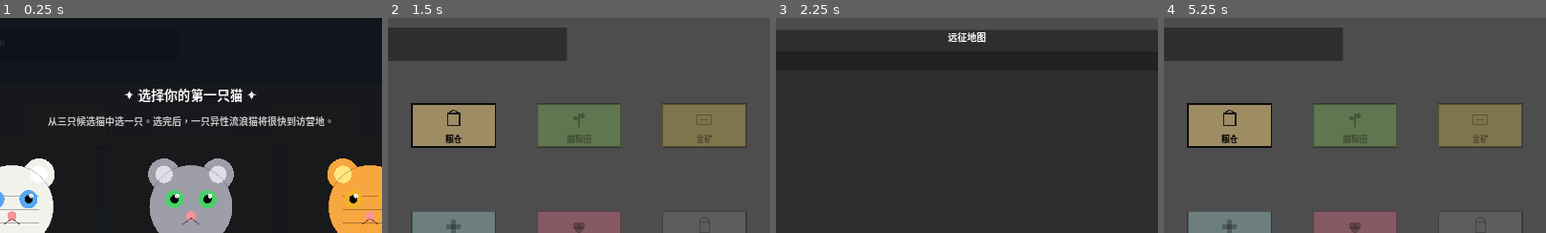
Above: before the commit, frames 1-4 (left to right).
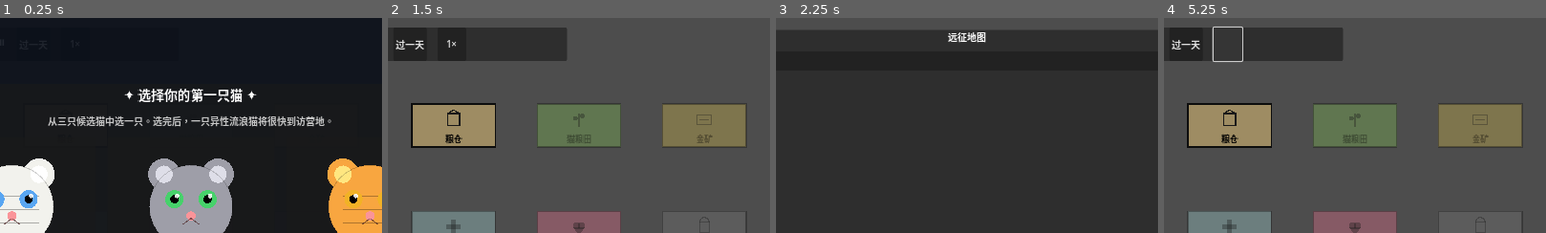
Above: after the commit, the same moments.

Repository: chriszcc1021/superMaomao
Game: Godot game, scene res://scenes/camp/CampScene.tscn
Two runs of this game, one before a commit and one after it. Both use one fixed random seed, a clock stepped at 60 frames per second and the inputs below.
Inputs (mouse positions are % of the whole screen's width and height, from its top left):
- Up to frame 1 (0.25 s): no input
- Up to frame 2 (1.5 s): click (29, 6) at 0.5 s, where only the run after the commit has a clickable "过一天"; click "选择此猫" at 1.25 s
- Up to frame 3 (2.25 s): click "杩滃緛" at 2 s
- Up to frame 4 (5.25 s): click "开始/继续" at 2.75 s; click "开始/继续" at 3.5 s; click "返回营地" at 4.25 s; click (33, 6) at 5 s, where only the run after the commit has a clickable "1×"
The pictures show only the part of the screen within x 25-75%, y 0-50%; the shares and areas given below are measured in that part.

The runs differ from the first frame. In frame 2, 0.2% of the frame differs, in the area x 2-18%, y 10-15%; in frame 3, nothing differs; in frame 4, 0.3%, in the area x 2-21%, y 4-21%.

Commit message:
feat: P0 营地日循环 — Next Day 按钮 + 时间速率 + 日结算事件日志
- CampScene: 开启 NextDayButton（之前 visible=false）
- CampScene: 动态创建速度切换按钮（1×/2×/5×/10×）
- CampScene: _run_day_advance() — 快照→结算→对比，生成带emoji的事件日志
- CampScene: _on_next_day_pressed() 展示完整日志到 sidebar
- CampScene: _on_day_boundary_crossed() 改为静默刷新（不抢占 sidebar）
- TimeManager: 加 time_speed + cycle_speed()，_process 乘以速率
- TimeManager: 修顺序 bug — _trigger_day_production 先于 day_boundary_crossed.emit()
  （修复 UI 刷新时拿到旧数据的问题）

Diff:
--- a/autoload/TimeManager.gd
+++ b/autoload/TimeManager.gd
@@ -22,6 +22,18 @@
 var expedition_days_elapsed: float = 0.0
 var in_expedition: bool = false
 
+# 时间速率：1× / 2× / 5× / 10×
+var time_speed: float = 1.0
+const SPEED_OPTIONS: Array[float] = [1.0, 2.0, 5.0, 10.0]
+
+## 循环切换速率，返回新速率
+func cycle_speed() -> float:
+	var idx := SPEED_OPTIONS.find(time_speed)
+	if idx < 0:
+		idx = 0
+	time_speed = SPEED_OPTIONS[(idx + 1) % SPEED_OPTIONS.size()]
+	return time_speed
+
 var _day_manager: RefCounted = null
 
 func _ready() -> void:
@@ -40,14 +52,15 @@
 			return
 
 	var prev_time := time_of_day
-	time_of_day += effective_delta / DAY_DURATION_SEC
+	time_of_day += effective_delta * time_speed / DAY_DURATION_SEC
 	_check_day_night_boundary(prev_time, time_of_day)
 
 	if time_of_day >= 1.0:
 		time_of_day -= 1.0
 		total_days += 1
+		# 先执行日结算，再通知 UI（避免 UI 刷新到旧数据）
+		_trigger_day_production()
 		day_boundary_crossed.emit()
-		_trigger_day_production()
 
 func _check_day_night_boundary(prev: float, curr: float) -> void:
 	if prev < DAY_FRACTION and curr >= DAY_FRACTION:
--- a/scenes/camp/CampScene.gd
+++ b/scenes/camp/CampScene.gd
@@ -61,6 +61,7 @@
 var _game_state: Node = null
 var _event_bus: Node = null
 var _day_manager: RefCounted = DayManagerScript.new()
+var _speed_btn: Button = null  # 动态创建的速度切换按钮
 
 var _starter_overlay: Control = null
 var _starter_hint_label: Label = null
@@ -89,7 +90,8 @@
 	_refresh_starter_overlay()
 	_refresh_all()
 	if _next_day_button != null:
-		_next_day_button.visible = false
+		_next_day_button.visible = true
+	_create_speed_button()
 
 func _process(_delta: float) -> void:
 	_refresh_time_label()
@@ -116,7 +118,10 @@
 	_refresh_hud()
 
 func _on_day_boundary_crossed() -> void:
+	# advance_day 已在 TimeManager 里执行完毕，直接刷新 UI
 	_refresh_all()
+	# 简短自动通知，不覆盖玩家正在查看的 sidebar
+	_show_toast("📅 第%d天开始" % _game_state.camp_day)
 
 func _unhandled_input(event: InputEvent) -> void:
 	if _starter_overlay != null and _starter_overlay.visible:
@@ -616,8 +621,9 @@
 	return 999
 
 func _on_next_day_pressed() -> void:
-	_day_manager.advance_day(_game_state, _event_bus)
+	var summary := _run_day_advance()
 	_refresh_all()
+	_set_sidebar_text(summary)
 
 func _on_accept_stray_pressed() -> void:
 	if _game_state.stray_cat_queue.is_empty():
@@ -940,3 +946,91 @@
 			GameConstants.sex_display(_game_state.intro_stray_target_sex),
 		]
 	)
+
+# ── 日结算（手动推进）：快照 → advance_day → 对比 → 返回事件日志 ──────────────
+func _run_day_advance() -> String:
+	if _game_state == null:
+		return ""
+	# 快照
+	var snap_coins: int = _game_state.coins
+	var snap_food: int = _game_state.cat_food
+	var snap_queue: int = _game_state.stray_cat_queue.size()
+	var snap_cat_ids: Dictionary = {}  # id → true，用于检测新生猫
+	var snap_health: Dictionary = {}
+	var snap_status: Dictionary = {}
+	for cat in _game_state.cats:
+		if cat == null:
+			continue
+		snap_cat_ids[cat.id] = true
+		snap_health[cat.id] = cat.health
+		snap_status[cat.id] = cat.status
+
+	# 执行结算
+	_day_manager.advance_day(_game_state, _event_bus)
+
+	# 对比生成事件列表
+	var events: Array[String] = []
+	var food_delta: int = _game_state.cat_food - snap_food
+	var coins_delta: int = _game_state.coins - snap_coins
+
+	if food_delta > 0:
+		events.append("🌾 猫粮 +%d → %d/%d" % [food_delta, _game_state.cat_food, _game_state.cat_food_cap])
+	elif _game_state.cat_food == 0 and snap_food > 0:
+		events.append("⚠️ 猫粮耗尽！猫咪开始生病")
+	else:
+		events.append("🍽️ 猫粮 %d → %d/%d" % [snap_food, _game_state.cat_food, _game_state.cat_food_cap])
+
+	if coins_delta > 0:
+		events.append("💰 金币 +%d → %d" % [coins_delta, _game_state.coins])
+
+	for cat in _game_state.cats:
+		if cat == null:
+			continue
+		# 新生猫
+		if not snap_cat_ids.has(cat.id):
+			events.append("🐣 %s 出生了！" % cat.cat_name)
+			continue
+		var old_h: String = str(snap_health.get(cat.id, GameConstants.HEALTH_STATE_HEALTHY))
+		var old_s: String = str(snap_status.get(cat.id, GameConstants.LIFECYCLE_STATUS_IDLE))
+		if old_h == GameConstants.HEALTH_STATE_HEALTHY and cat.health == GameConstants.HEALTH_STATE_SICK:
+			events.append("🤒 %s 生病了！" % cat.cat_name)
+		elif old_h == GameConstants.HEALTH_STATE_SICK and cat.health == GameConstants.HEALTH_STATE_CRITICAL:
+			events.append("🆘 %s 病危！需要送医" % cat.cat_name)
+		if old_s != GameConstants.LIFECYCLE_STATUS_ELDER and cat.status == GameConstants.LIFECYCLE_STATUS_ELDER:
+			events.append("👴 %s 步入老年期" % cat.cat_name)
+		if old_s != GameConstants.LIFECYCLE_STATUS_DEAD and cat.status == GameConstants.LIFECYCLE_STATUS_DEAD:
+			events.append("💀 %s 离世了" % cat.cat_name)
+
+	if _game_state.stray_cat_queue.size() > snap_queue:
+		events.append("🐱 有流浪猫到访！")
+
+	var day: int = _game_state.camp_day
+	var header := "─── 第%d天 结算 ───" % day
+	var body := "\n".join(events) if not events.is_empty() else "一切平静。"
+	return "%s\n%s" % [header, body]
+
+# ── 速度切换按钮（动态创建，加在 NextDayButton 旁边）────────────────────────
+func _create_speed_button() -> void:
+	if _time_manager == null:
+		return
+	var hbox: HBoxContainer = get_node_or_null("UI/CampHUD/HBox")
+	if hbox == null:
+		return
+	var btn := Button.new()
+	btn.text = "1×"
+	btn.custom_minimum_size = Vector2(48, 0)
+	btn.tooltip_text = "切换时间速率 (1×/2×/5×/10×)"
+	btn.pressed.connect(func() -> void:
+		var new_speed: float = _time_manager.cycle_speed()
+		btn.text = "%g×" % new_speed
+	)
+	hbox.add_child(btn)
+	_speed_btn = btn
+
+# ── 轻量提示（status_label 短暂显示，不覆盖 sidebar）────────────────────────
+func _show_toast(text: String) -> void:
+	# 用 stray_label 同一套时间后消失的逻辑实在麻烦，
+	# 暂时只在 day_label 区域旁打印一个 1 秒闪过的 Label
+	# 简单实现：直接更新 _cat_list_text 的最后一行（如果当前没在看 sidebar）
+	# TODO: 如果后续要做 Toast 系统可单独提取
+	pass  # auto day advance 只静默刷新 HUD，不抢占 sidebar
